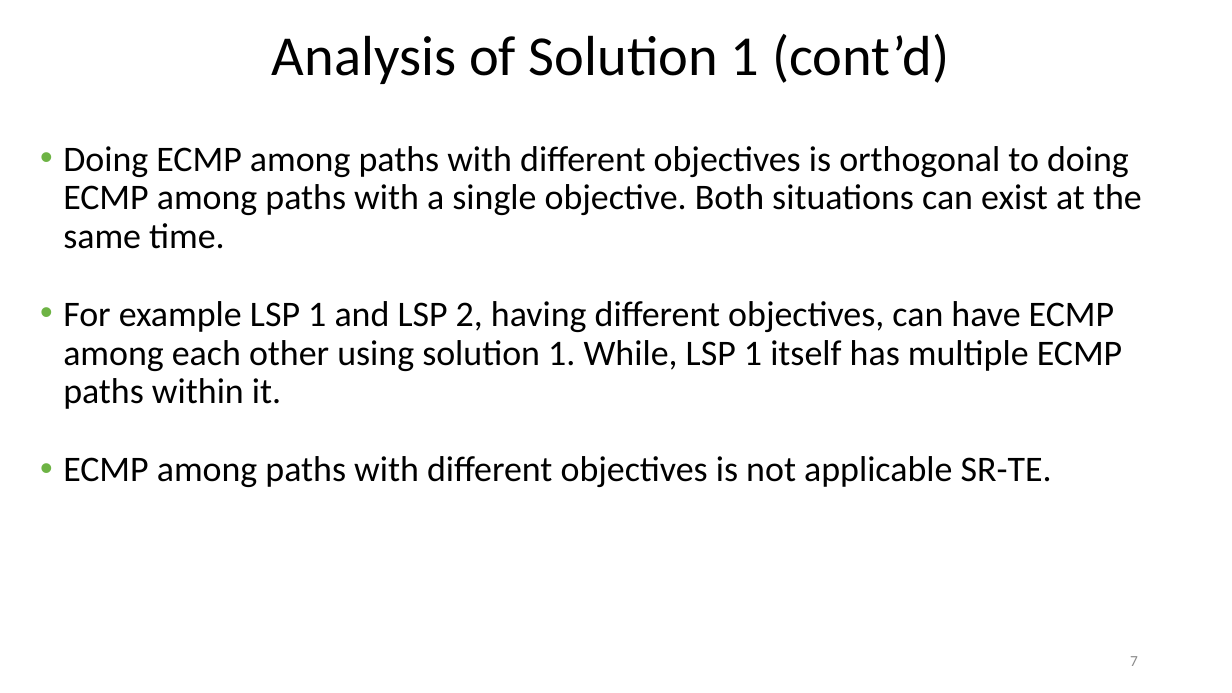
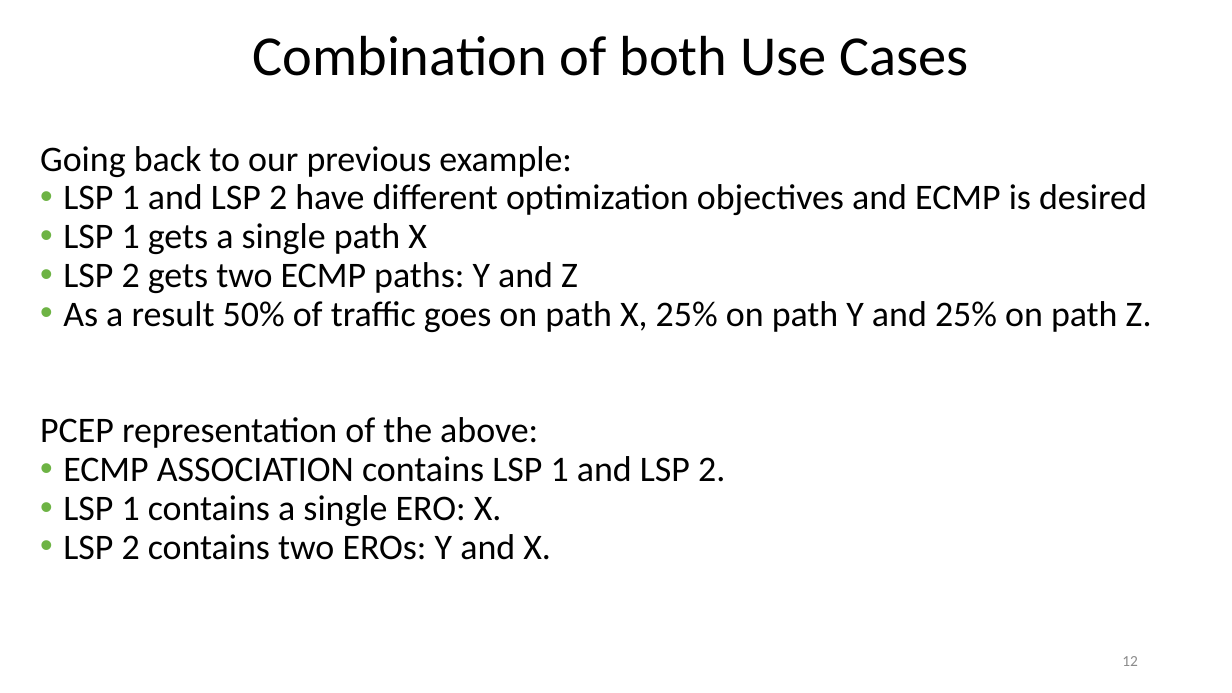
Before and after one commit to mkoldych-cisco/ietf105, a slide deck: slide 12 of pcep_multiple_ERO.pptx (slide 7 before the commit). Drawn at 1232x693 pixels with LibreOffice and Linux fonts; fonts in the diff are those of the drawing. Boxes give left, top, right and bottom in pixels: in the first picture for what was removed or moved away, otherwise in the second. Text is boxed around its words. In the diff, an @@ line names an element or a change of style, - is before the commit and + after.

```diff
--- a/pcep_multiple_ERO.pptx
+++ b/pcep_multiple_ERO.pptx
@@ title at box(252, 35, 968, 76): text changed @@
-Analysis of Solution 1 (cont’d)
+Combination of both Use Cases
@@ text at box(40, 146, 1152, 560): text changed @@
-• Doing ECMP among paths with different objectives is orthogonal to doing ECMP among paths with a single objective. Both situations can exist at the same time.
-• For example LSP 1 and LSP 2, having different objectives, can have ECMP among each other using solution 1. While, LSP 1 itself has multiple ECMP paths within it.
-• ECMP among paths with different objectives is not applicable SR-TE.
+Going back to our previous example:
+• LSP 1 and LSP 2 have different optimization objectives and ECMP is desired
+• LSP 1 gets a single path X
+• LSP 2 gets two ECMP paths: Y and Z
+• As a result 50% of traffic goes on path X, 25% on path Y and 25% on path Z.
+PCEP representation of the above:
+• ECMP ASSOCIATION contains LSP 1 and LSP 2.
+• LSP 1 contains a single ERO: X.
+• LSP 2 contains two EROs: Y and X.
@@ page number at box(1122, 656, 1138, 666): text changed @@
-7
+12
```
Also in this commit, not shown: 9 other slides changed, 1 slide removed.
